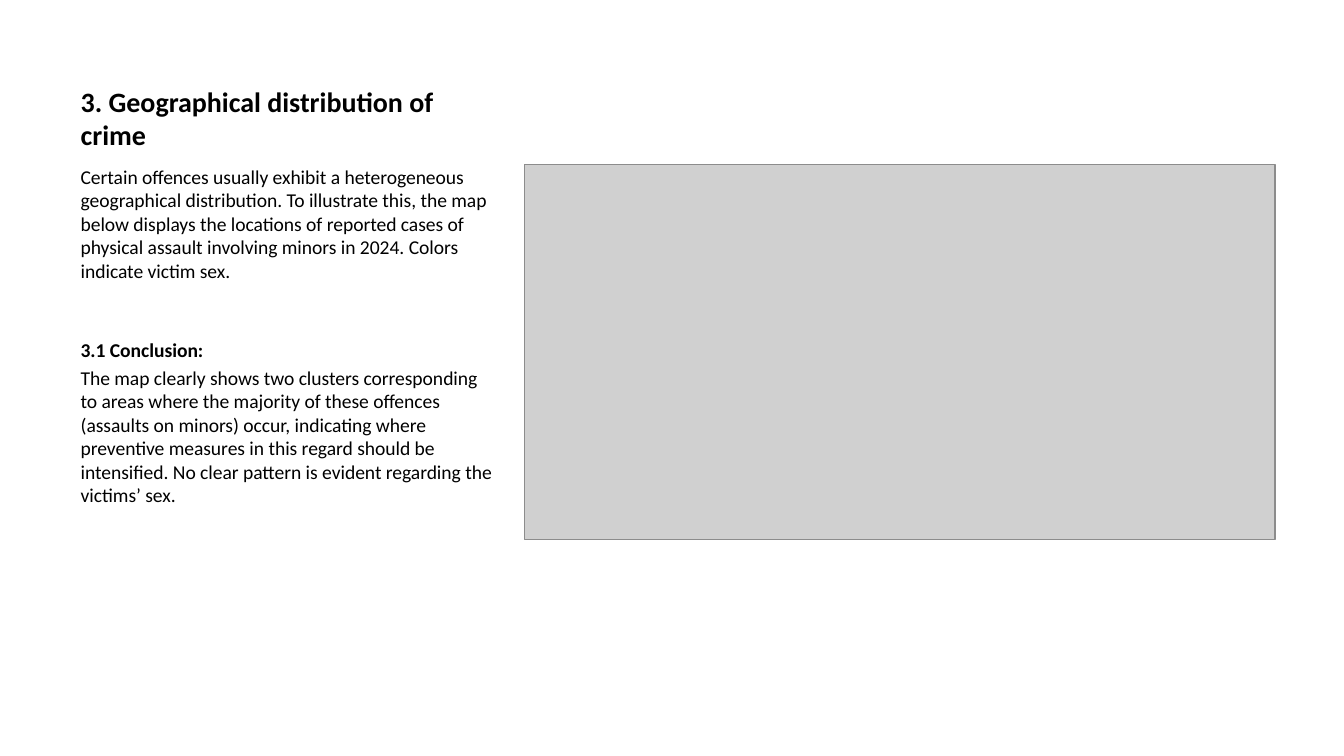
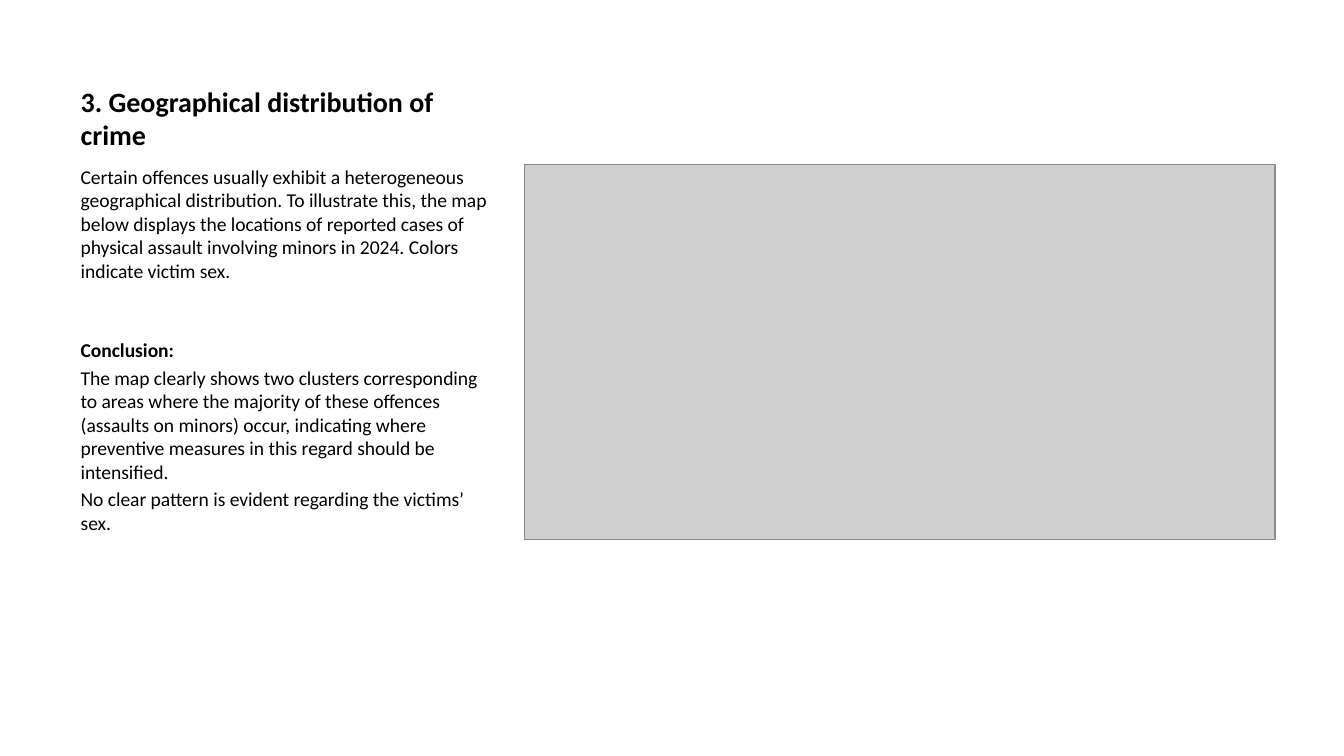
Before and after one commit to glizzynski/Project_Quarto_R, a slide deck: slide 5 of Project_Quarto_R.pptx. Drawn at 1344x756 pixels with LibreOffice and Linux fonts; fonts in the diff are those of the drawing; grey boxes stand for pictures. Boxes give left, top, right and bottom in pixels: in the first picture for what was removed or moved away, otherwise in the second. Text is boxed around its words. In the diff, an @@ line names an element or a change of style, - is before the commit and + after.

```diff
--- a/Project_Quarto_R.pptx
+++ b/Project_Quarto_R.pptx
@@ text at [81, 343, 478, 530]: text changed @@
-3.1 Conclusion:
-The map clearly shows two clusters corresponding to areas where the majority of these offences (assaults on minors) occur, indicating where preventive measures in this regard should be intensified. No clear pattern is evident regarding the victims’ sex.
+Conclusion:
+The map clearly shows two clusters corresponding to areas where the majority of these offences (assaults on minors) occur, indicating where preventive measures in this regard should be intensified.
+No clear pattern is evident regarding the victims’ sex.
```
Also in this commit, not shown: 3 other slides changed, 11 other files.
